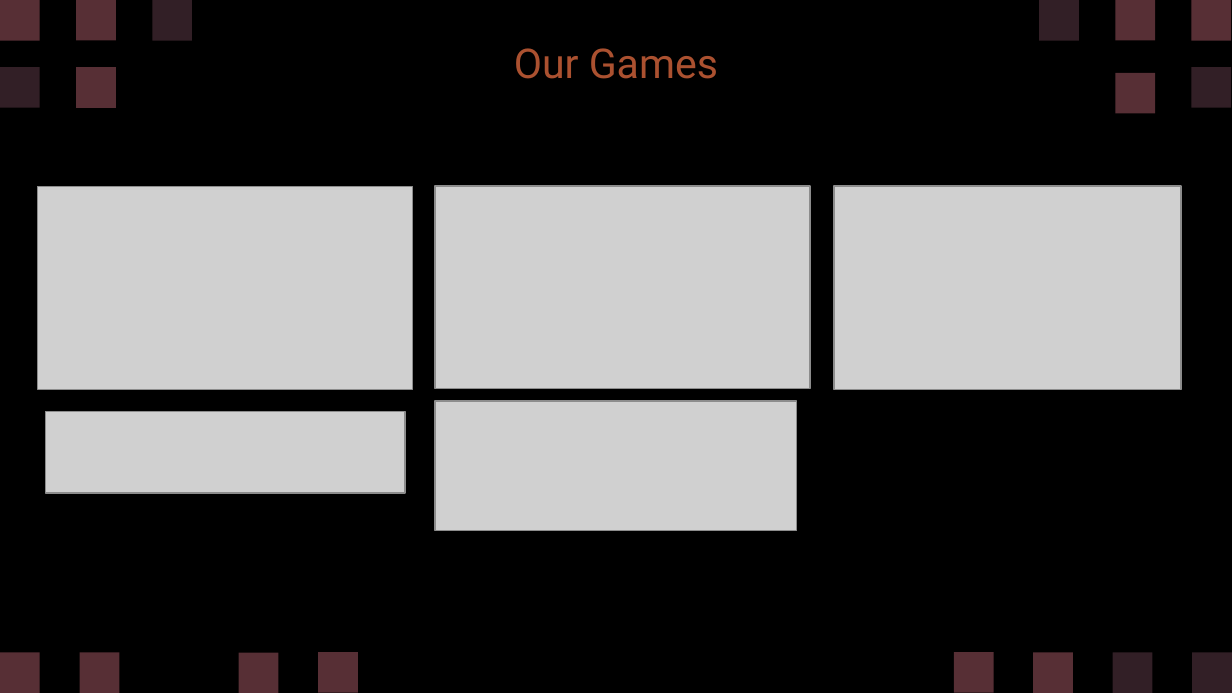
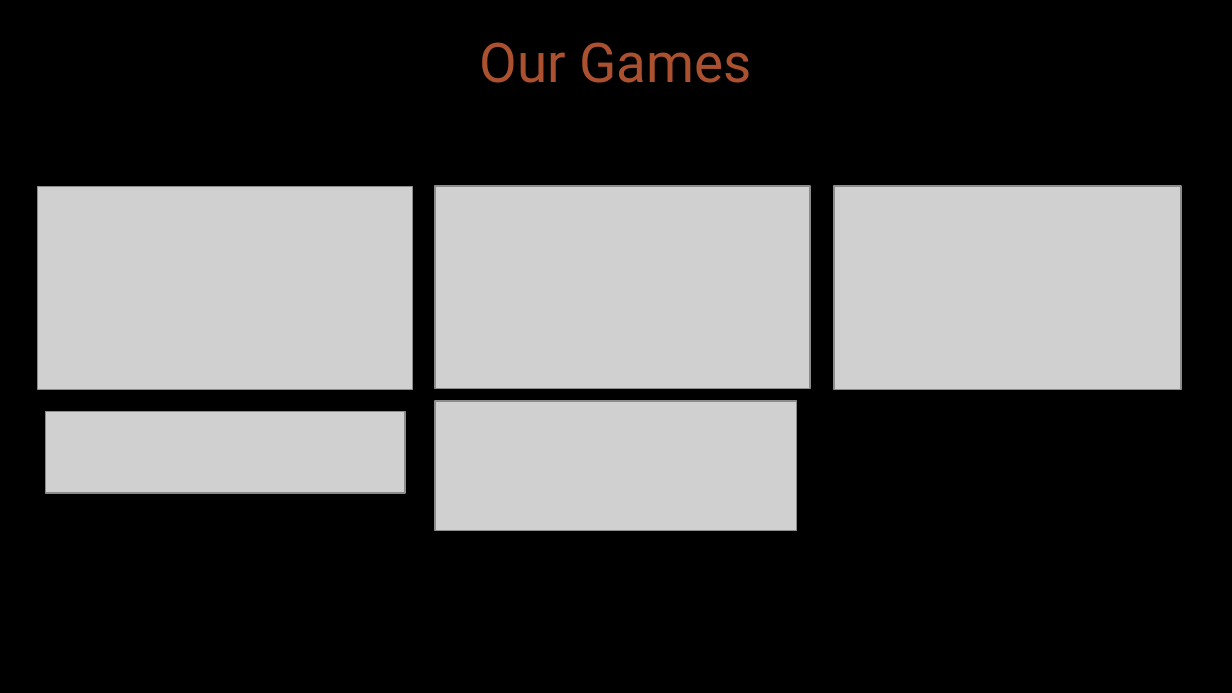
Before and after one commit to diegohcanepa/Remizione, a slide deck: slide 17 of Pitch Deck.pptx (slide 18 before the commit). Drawn at 1232x693 pixels with LibreOffice and Linux fonts; fonts in the diff are those of the drawing; grey boxes stand for pictures. Boxes give left, top, right and bottom in pixels: in the first picture for what was removed or moved away, otherwise in the second. Text is boxed around its words. In the diff, an @@ line names an element or a change of style, - is before the commit and + after.

```diff
--- a/Pitch Deck.pptx
+++ b/Pitch Deck.pptx
@@ freeform shape removed at (x1=0, y1=0, x2=39, y2=41) @@
@@ freeform shape removed at (x1=76, y1=0, x2=116, y2=41) @@
@@ freeform shape removed at (x1=153, y1=0, x2=192, y2=41) @@
@@ freeform shape removed at (x1=1040, y1=0, x2=1079, y2=41) @@
@@ freeform shape removed at (x1=1115, y1=0, x2=1154, y2=41) @@
@@ freeform shape removed at (x1=1191, y1=0, x2=1231, y2=41) @@
@@ title "Our Games" at (x1=480, y1=42, x2=751, y2=83): size 24 to 32 pt @@
@@ freeform shape removed at (x1=0, y1=68, x2=39, y2=108) @@
@@ freeform shape removed at (x1=76, y1=67, x2=116, y2=107) @@
@@ freeform shape removed at (x1=1115, y1=73, x2=1154, y2=113) @@
@@ freeform shape removed at (x1=1191, y1=68, x2=1231, y2=108) @@
@@ freeform shape removed at (x1=0, y1=653, x2=39, y2=693) @@
@@ freeform shape removed at (x1=80, y1=653, x2=120, y2=693) @@
@@ freeform shape removed at (x1=239, y1=653, x2=278, y2=693) @@
@@ freeform shape removed at (x1=318, y1=652, x2=357, y2=692) @@
@@ freeform shape removed at (x1=954, y1=652, x2=993, y2=692) @@
@@ freeform shape removed at (x1=1034, y1=653, x2=1073, y2=693) @@
@@ freeform shape removed at (x1=1112, y1=653, x2=1152, y2=693) @@
@@ freeform shape removed at (x1=1193, y1=653, x2=1232, y2=693) @@
```
Also in this commit, not shown: 12 other slides changed, 1 slide added, 2 slides removed, 2 other files.
